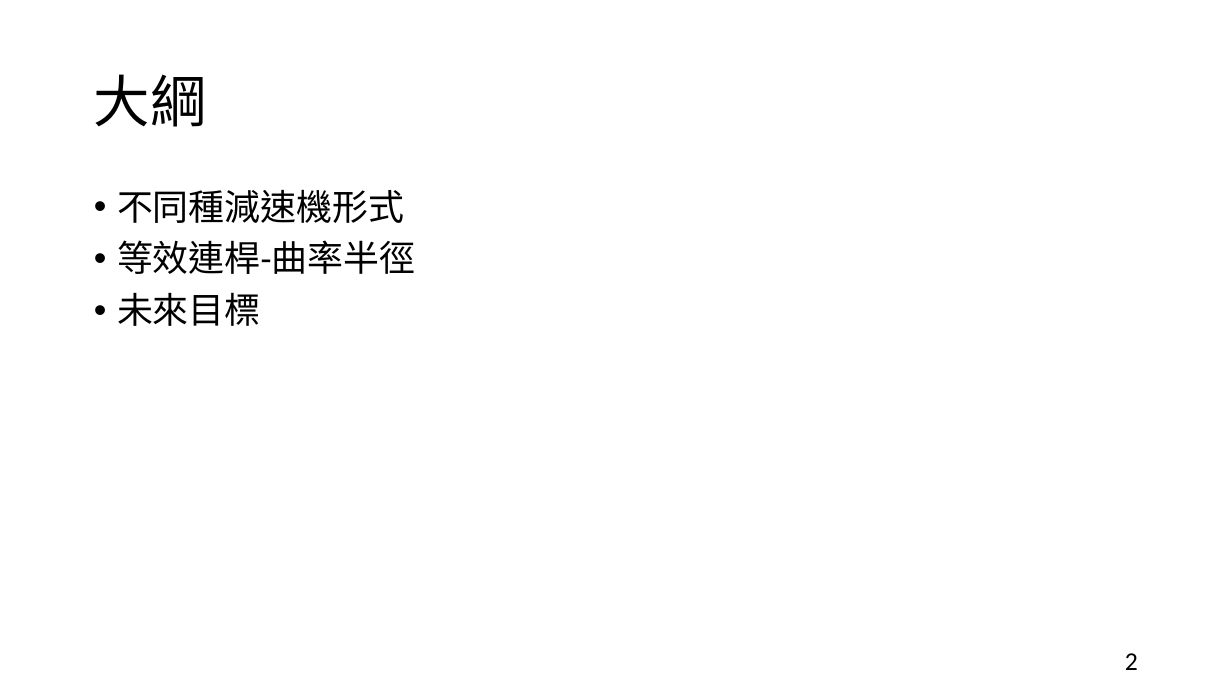
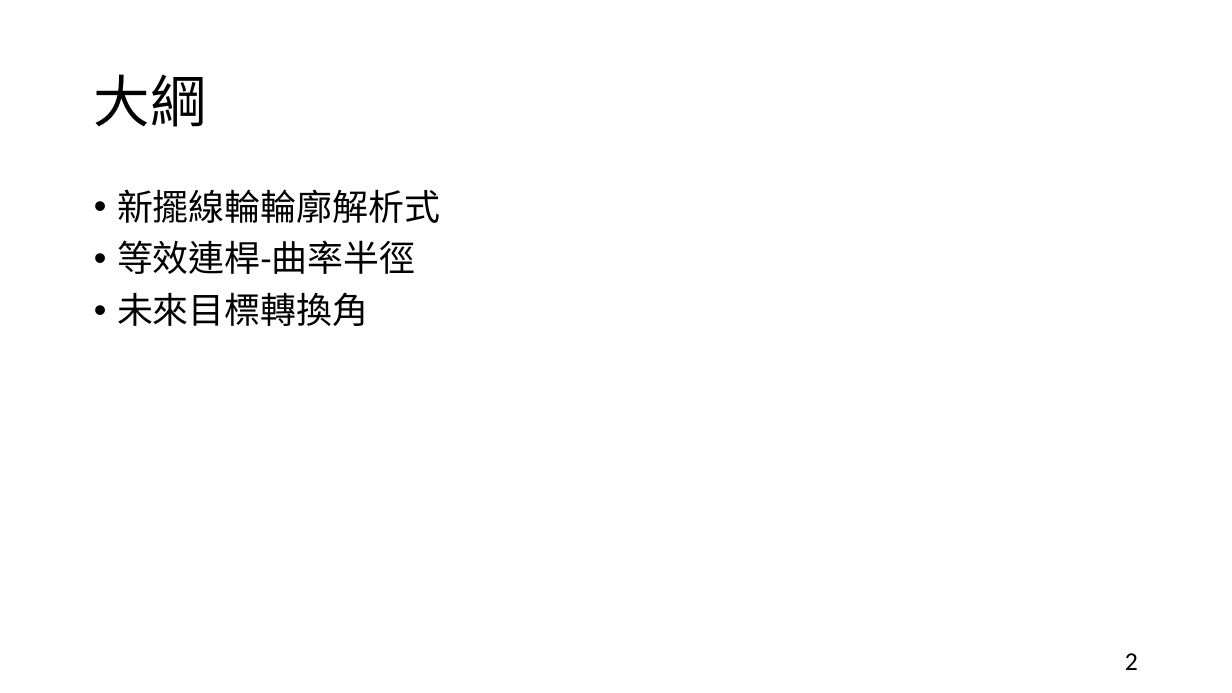
Before and after one commit to boompeko/Special-project, a slide deck: slide 2 of ppt用/Cycloid Reducer 1123.pptx. Drawn at 1232x693 pixels with LibreOffice and Linux fonts; fonts in the diff are those of the drawing. Boxes give left, top, right and bottom in pixels: in the first picture for what was removed or moved away, otherwise in the second. Text is boxed around its words. In the diff, an @@ line names an element or a change of style, - is before the commit and + after.

```diff
--- a/ppt用/Cycloid Reducer 1123.pptx
+++ b/ppt用/Cycloid Reducer 1123.pptx
@@ text at box(117, 189, 440, 223): text changed @@
-• 不同種減速機形式
+• 新擺線輪輪廓解析式
@@ text at box(117, 292, 368, 326): text changed @@
-• 未來目標
+• 未來目標轉換角
```
Also in this commit, not shown: 3 other slides changed, 2 slides added, 8 other files.
